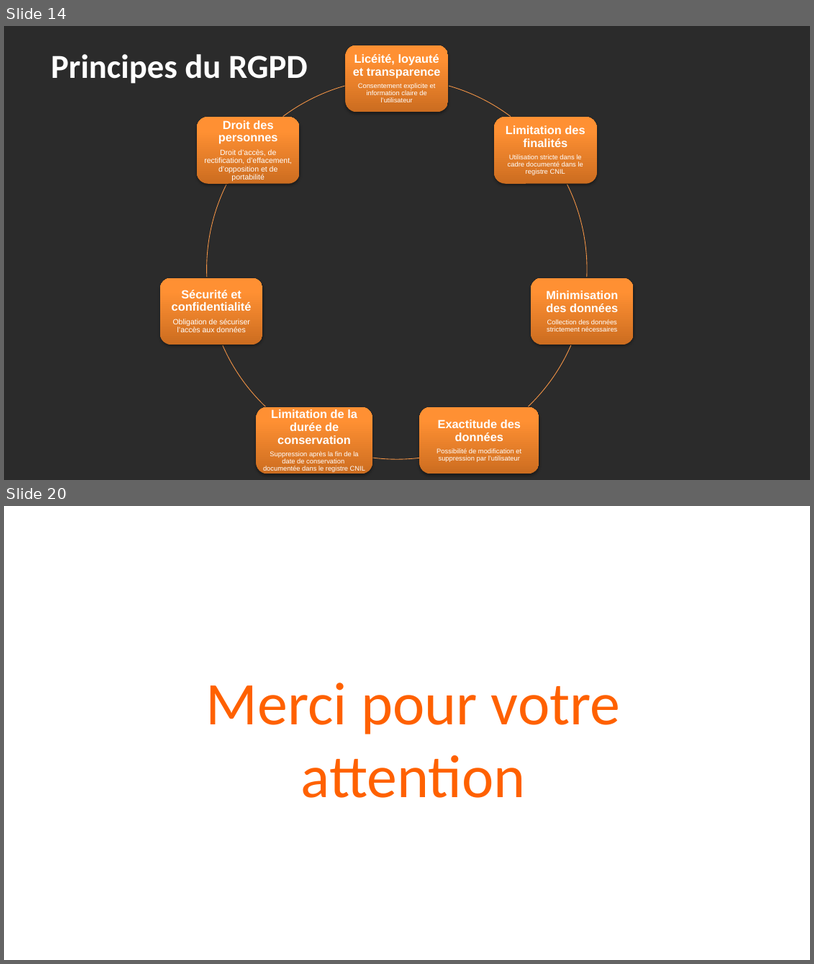
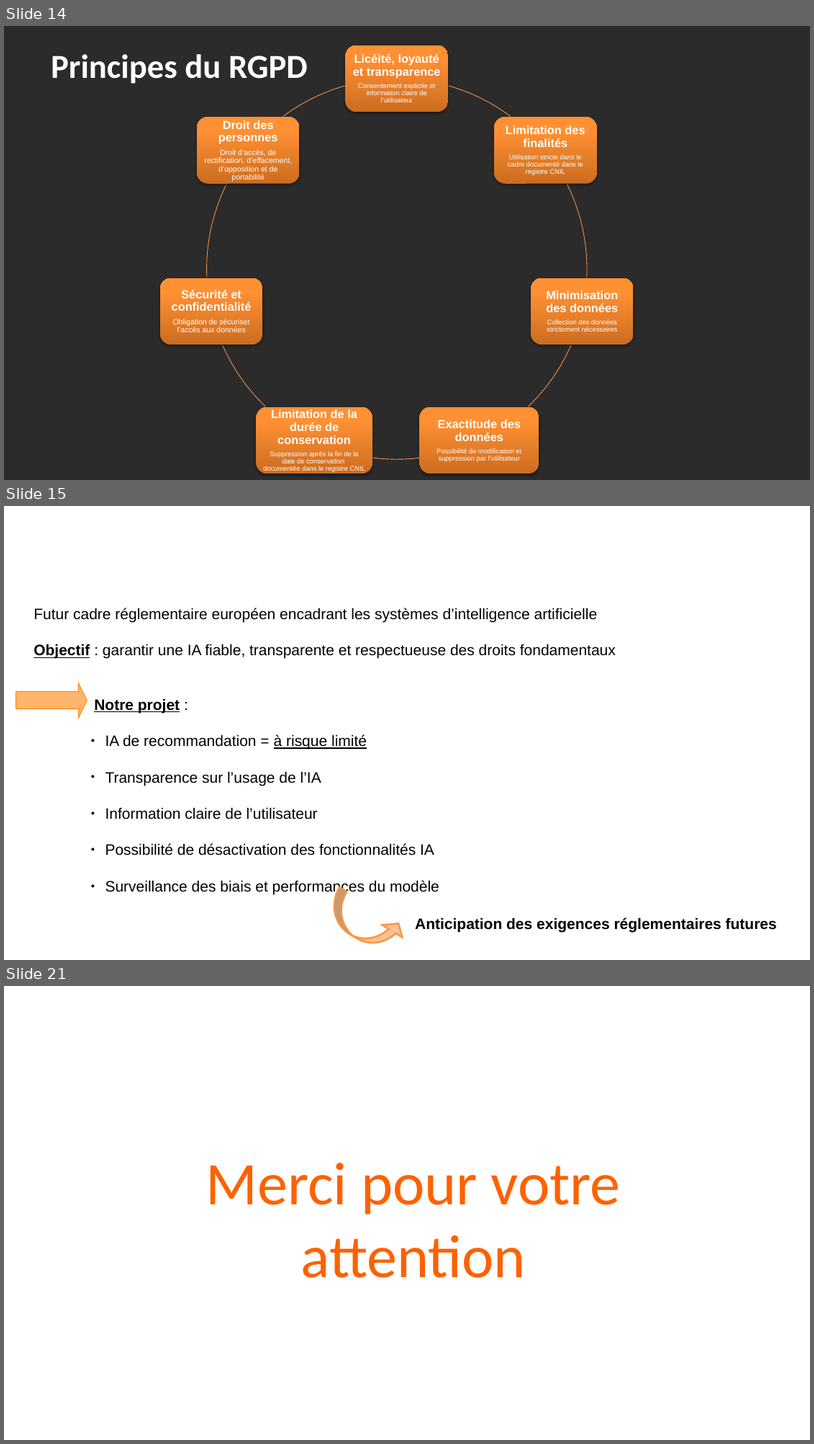
Before and after one commit to CelineLesur/OCR_IAEngineer_Projet12, a slide deck: projet_12.pptx. Shown one above the other, each under a label of ours: slides 14 and 20 before the commit, slides 14, 15 and 21 after it; the slides between them are not shown. The pictures are 814x964 and 814x1444 pixels, drawn with LibreOffice and Linux fonts; fonts in the diff are those of the drawing; background and template pictures are left out; a plain dark background stands for a picture behind light text. Boxes give left, top, right and bottom in pixels: in the first picture for what was removed or moved away, otherwise in the second. Text is boxed around its words. In the diff, an @@ line names an element or a change of style, - is before the commit and + after.

```diff
--- a/projet_12.pptx
+++ b/projet_12.pptx
@@ slide 15 added at (4, 506, 810, 960), background picture (left out) @@
@@ title added at (44, 519, 771, 572), 40 pt, text #FFFFFF, bold @@
+AI Act Européen
@@ text added at (34, 608, 616, 894), 18 pt, text #000000 @@
+Futur cadre réglementaire européen encadrant les systèmes d’intelligence artificielle
+Objectif : garantir une IA fiable, transparente et respectueuse des droits fondamentaux
+Notre projet :
+        ● IA de recommandation = à risque limité
+        ● Transparence sur l’usage de l’IA
+        ● Information claire de l’utilisateur
+        ● Possibilité de désactivation des fonctionnalités IA
+        ● Surveillance des biais et performances du modèle
@@ right arrow added at (16, 682, 88, 718), fill #FFB66C, outline #FF8000 0 pt @@
@@ curved down arrow added at (322, 887, 409, 959), fill #FAC090, outline #F79646 2 pt @@
@@ text added at (415, 917, 777, 932), 18 pt, text #000000, bold @@
+Anticipation des exigences réglementaires futures
@@ what was slide 20 is now slide 21 @@
```
Also in this commit, not shown: 2 slides changed.
